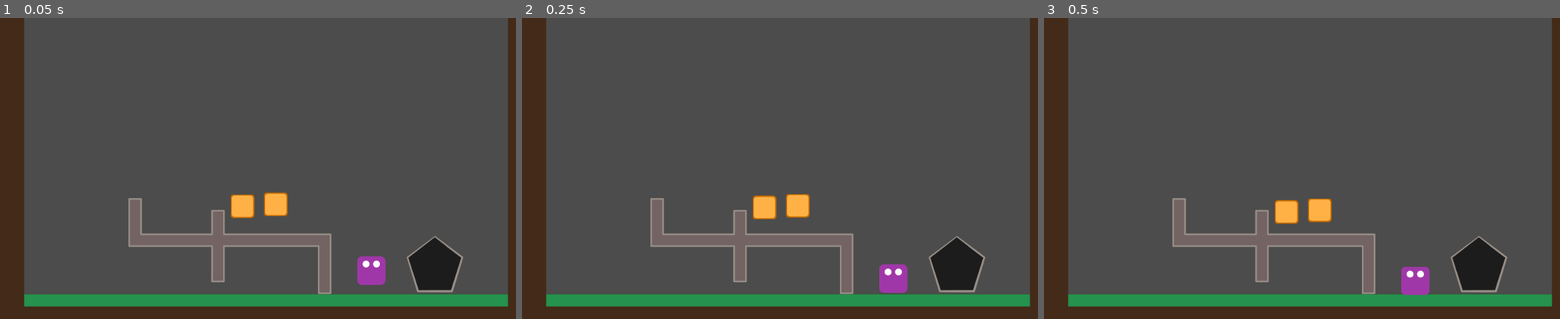
Above: before the commit, frames 1-3 (left to right).
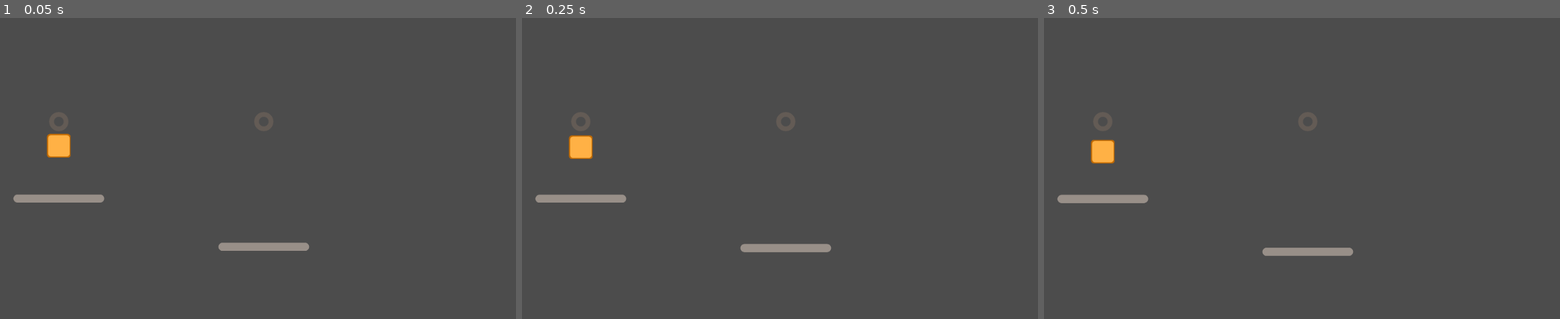
Above: after the commit, the same moments.

Repository: AntonellaDatri/Minion_2-IntroVJ
Game: Godot game, scene res://src/objects/obstaculos/balanza/Balanza.tscn
The game is run twice, just before and just after one commit, with the same random seed, the same clock (stepped at 60 frames per second) and the same inputs. Before the commit the project starts from res://src/levels/LevelTemplate.tscn.
Inputs:
- Up to frame 1 (0.05 s): no input
- Up to frame 2 (0.25 s): no input
- Up to frame 3 (0.5 s): no input

The runs differ from the first frame. In frame 1, 20% of the frame differs, in the area x 0-100%, y 0-100%; in frame 2, 21%; in frame 3, 21%.

Commit message:
primeros movimiento de la balanza

Diff:
--- a/project.godot
+++ b/project.godot
@@ -16,7 +16,7 @@
 [application]
 
 config/name="Minion 2- Intro Vj"
-run/main_scene="res://src/levels/LevelTemplate.tscn"
+run/main_scene="res://src/objects/obstaculos/balanza/Balanza.tscn"
 
 [display]
 
--- a/src/levels/Level2.tscn
+++ b/src/levels/Level2.tscn
@@ -4,6 +4,9 @@
 [ext_resource path="res://src/player/Player.tscn" type="PackedScene" id=2]
 [ext_resource path="res://assert/art/piso1.png" type="Texture" id=3]
 [ext_resource path="res://assert/art/piso2.png" type="Texture" id=4]
+
+
+
 
 [sub_resource type="ConvexPolygonShape2D" id=1]
 points = PoolVector2Array( 0, 0, 96, 0, 96, 96, 0, 96 )
--- a/src/levels/LevelTemplate.tscn
+++ b/src/levels/LevelTemplate.tscn
@@ -8,6 +8,9 @@
 [ext_resource path="res://src/objects/obstaculos/trampa/Trampa.tscn" type="PackedScene" id=6]
 [ext_resource path="res://assert/art/piso1.png" type="Texture" id=7]
 [ext_resource path="res://assert/art/piso2.png" type="Texture" id=8]
+
+
+
 
 [sub_resource type="ConvexPolygonShape2D" id=1]
 points = PoolVector2Array( 0, 0, 96, 0, 96, 96, 0, 96 )
@@ -76,7 +79,7 @@
 next_scene = ExtResource( 4 )
 
 [node name="Player" parent="." instance=ExtResource( 3 )]
-position = Vector2( 737.143, 502.752 )
+position = Vector2( 526.238, 505.422 )
 
 [node name="Caja2" parent="." instance=ExtResource( 2 )]
 position = Vector2( 481.371, 374.834 )
--- a/src/objects/balanza/Node.tscn
+++ /dev/null
@@ -1,69 +0,0 @@
-[gd_scene load_steps=7 format=2]
-
-[ext_resource path="res://src/objects/caja/Caja.tscn" type="PackedScene" id=1]
-[ext_resource path="res://Node.gd" type="Script" id=2]
-[ext_resource path="res://assert/art/punto_fijo2.png" type="Texture" id=3]
-[ext_resource path="res://assert/art/plataforma.png" type="Texture" id=4]
-
-[sub_resource type="RectangleShape2D" id=1]
-extents = Vector2( 133.992, 13.5449 )
-
-[sub_resource type="CircleShape2D" id=2]
-radius = 45.1056
-
-[node name="Node" type="Node"]
-script = ExtResource( 2 )
-
-[node name="DampedSpringJoint2D" type="DampedSpringJoint2D" parent="."]
-position = Vector2( 233.769, 279.503 )
-node_a = NodePath("../RigidBody2D3")
-node_b = NodePath("../RigidBody2D2")
-length = 259.0
-
-[node name="RigidBody2D" type="RigidBody2D" parent="."]
-position = Vector2( 827.073, 695.858 )
-
-[node name="plataforma" type="Sprite" parent="RigidBody2D"]
-position = Vector2( 0.00765991, -0.00898743 )
-scale = Vector2( 0.757747, 0.898073 )
-texture = ExtResource( 4 )
-
-[node name="CollisionShape2D" type="CollisionShape2D" parent="RigidBody2D"]
-position = Vector2( -0.00012207, 3.05176e-05 )
-shape = SubResource( 1 )
-
-[node name="RigidBody2D2" type="RigidBody2D" parent="."]
-position = Vector2( 234.332, 547.324 )
-
-[node name="plataforma" type="Sprite" parent="RigidBody2D2"]
-position = Vector2( 0.00772095, -1.59637 )
-scale = Vector2( 0.757747, 0.898073 )
-texture = ExtResource( 4 )
-
-[node name="CollisionShape2D" type="CollisionShape2D" parent="RigidBody2D2"]
-shape = SubResource( 1 )
-
-[node name="RigidBody2D3" type="RigidBody2D" parent="."]
-position = Vector2( 231.856, 277.822 )
-mode = 1
-
-[node name="punto_fijo2" type="Sprite" parent="RigidBody2D3"]
-position = Vector2( 1.1748, 0.896423 )
-texture = ExtResource( 3 )
-
-[node name="CollisionShape2D" type="CollisionShape2D" parent="RigidBody2D3"]
-shape = SubResource( 2 )
-
-[node name="RigidBody2D4" type="RigidBody2D" parent="."]
-position = Vector2( 807.029, 284.549 )
-mode = 1
-
-[node name="punto_fijo2" type="Sprite" parent="RigidBody2D4"]
-position = Vector2( 1.1748, 0.896423 )
-texture = ExtResource( 3 )
-
-[node name="CollisionShape2D" type="CollisionShape2D" parent="RigidBody2D4"]
-shape = SubResource( 2 )
-
-[node name="Caja" parent="." instance=ExtResource( 1 )]
-position = Vector2( 183, 388 )
--- a/src/objects/caja/Caja.gd
+++ b/src/objects/caja/Caja.gd
@@ -8,7 +8,7 @@
 
 var seleccionado = false ##
 var puedeLevitar = false
-var playerPosition
+var playerPosition = Vector2(0,0)
 
 
 func _physics_process(delta):
--- a/src/objects/caja/Caja.tscn
+++ b/src/objects/caja/Caja.tscn
@@ -3,8 +3,9 @@
 [ext_resource path="res://assert/art/caja.png" type="Texture" id=1]
 [ext_resource path="res://src/objects/caja/Caja.gd" type="Script" id=2]
 
+
 [sub_resource type="RectangleShape2D" id=1]
-extents = Vector2( 20.3544, 21.3966 )
+extents = Vector2( 23.8831, 23.7145 )
 
 [node name="Caja" type="RigidBody2D" groups=[
 "cajas",
@@ -12,11 +13,11 @@
 position = Vector2( 1, 0 )
 input_pickable = true
 collision_layer = 2
-collision_mask = 23
+collision_mask = 7
 script = ExtResource( 2 )
 
 [node name="caja" type="Sprite" parent="."]
-position = Vector2( -0.211349, 0.223419 )
+position = Vector2( 0.0692677, 0.223419 )
 scale = Vector2( 0.5, 0.5 )
 texture = ExtResource( 1 )
 
--- /dev/null
+++ b/src/objects/obstaculos/balanza/Balanza.gd
@@ -0,0 +1,55 @@
+extends Node2D
+
+var collitionIzq = []
+export var peso_agregado_izq = 0
+var peso_agregado_der = 0
+
+
+func _physics_process(delta):
+	quitar_peso_a_der()
+	agregar_peso_a_der()
+	#quitar_peso_a_izq()
+	#agregar_peso_a_izq()
+	print("var", peso_agregado_izq)
+	#print ("peso",$PlataformaDer.weight)
+
+
+func quitar_peso_a_der():
+	if peso_agregado_izq > 0:
+		$PlataformaDer.weight -= 10
+		peso_agregado_izq -= 10
+#		print("sacando peso a der")
+
+func agregar_peso_a_der():
+	if peso_agregado_izq < 0:
+		$PlataformaDer.weight += 10
+		print($PlataformaDer.weight)
+		peso_agregado_izq += 10
+#		print("agregando peso a der")
+
+
+func quitar_peso_a_izq():
+	if peso_agregado_der > 0:
+		$PlataformaDer.weight -= 1
+		peso_agregado_der -= 1
+#		print("sacando peso a izq")
+
+func agregar_peso_a_izq():
+	if peso_agregado_der < 0:
+		$PlataformaDer.weight += 1
+		peso_agregado_der += 1
+#		print("agregando peso a izq")
+
+
+
+func _on_PlataformaIzq_body_entered(body):
+	peso_agregado_izq += $PlataformaDer.get_weight()
+
+func _on_PlataformaIzq_body_exited(body):
+	peso_agregado_izq -= $PlataformaDer.get_weight()
+
+func _on_PlataformaDer_body_entered(body):
+	peso_agregado_der += $PlataformaIzq.get_weight()
+
+func _on_PlataformaDer_body_exited(body):
+	peso_agregado_der -= $PlataformaIzq.get_weight()
--- /dev/null
+++ b/src/objects/obstaculos/balanza/Balanza.tscn
@@ -0,0 +1,100 @@
+[gd_scene load_steps=9 format=2]
+
+[ext_resource path="res://src/objects/caja/Caja.tscn" type="PackedScene" id=1]
+[ext_resource path="res://assert/art/punto_fijo2.png" type="Texture" id=2]
+[ext_resource path="res://assert/art/plataforma.png" type="Texture" id=3]
+[ext_resource path="res://src/objects/obstaculos/balanza/Balanza.gd" type="Script" id=4]
+
+[sub_resource type="CircleShape2D" id=1]
+radius = 17.9565
+
+[sub_resource type="RectangleShape2D" id=2]
+extents = Vector2( 87.0488, 8.08804 )
+
+[sub_resource type="CircleShape2D" id=3]
+radius = 19.1633
+
+[sub_resource type="RectangleShape2D" id=4]
+extents = Vector2( 87.0959, 7.94849 )
+
+[node name="Node2D" type="Node2D"]
+script = ExtResource( 4 )
+peso_agregado_izq = -250
+
+[node name="PuntoFijoIzq" type="StaticBody2D" parent="."]
+position = Vector2( 116.736, 206.533 )
+collision_layer = 16
+collision_mask = 2
+
+[node name="Sprite" type="Sprite" parent="PuntoFijoIzq"]
+scale = Vector2( 0.5, 0.5 )
+texture = ExtResource( 2 )
+
+[node name="CollisionShape2D" type="CollisionShape2D" parent="PuntoFijoIzq"]
+shape = SubResource( 1 )
+
+[node name="PlataformaIzq" type="RigidBody2D" parent="."]
+position = Vector2( 116.736, 359.764 )
+contacts_reported = 1
+contact_monitor = true
+
+[node name="Sprite" type="Sprite" parent="PlataformaIzq"]
+scale = Vector2( 0.5, 0.5 )
+texture = ExtResource( 3 )
+
+[node name="CollisionShape2D" type="CollisionShape2D" parent="PlataformaIzq"]
+shape = SubResource( 2 )
+
+[node name="DampedSpringJoint2D3" type="DampedSpringJoint2D" parent="."]
+position = Vector2( 298.451, 206.533 )
+node_a = NodePath("../PuntoFijoIzq")
+node_b = NodePath("../PlataformaIzq")
+length = 200.0
+damping = 3.5
+
+[node name="DampedSpringJoint2D2" type="DampedSpringJoint2D" parent="."]
+position = Vector2( -58.7993, 206.533 )
+node_a = NodePath("../PuntoFijoIzq")
+node_b = NodePath("../PlataformaIzq")
+length = 200.0
+damping = 3.5
+
+[node name="PuntoFijoDer" type="StaticBody2D" parent="."]
+position = Vector2( 523.458, 206.533 )
+
+[node name="Sprite" type="Sprite" parent="PuntoFijoDer"]
+scale = Vector2( 0.5, 0.5 )
+texture = ExtResource( 2 )
+
+[node name="CollisionShape2D" type="CollisionShape2D" parent="PuntoFijoDer"]
+shape = SubResource( 3 )
+
+[node name="PlataformaDer" type="RigidBody2D" parent="."]
+position = Vector2( 523.458, 455.93 )
+
+[node name="Sprite" type="Sprite" parent="PlataformaDer"]
+scale = Vector2( 0.5, 0.5 )
+texture = ExtResource( 3 )
+
+[node name="CollisionShape2D" type="CollisionShape2D" parent="PlataformaDer"]
+shape = SubResource( 4 )
+
+[node name="DampedSpringJoint2D" type="DampedSpringJoint2D" parent="."]
+position = Vector2( 702.864, 206.533 )
+node_a = NodePath("../PuntoFijoDer")
+node_b = NodePath("../PlataformaDer")
+length = 250.0
+
+[node name="DampedSpringJoint2D4" type="DampedSpringJoint2D" parent="."]
+position = Vector2( 347.897, 206.533 )
+node_a = NodePath("../PuntoFijoDer")
+node_b = NodePath("../PlataformaDer")
+length = 250.0
+
+[node name="Caja" parent="." instance=ExtResource( 1 )]
+position = Vector2( 116.736, 254.558 )
+mass = 25.5102
+[connection signal="body_entered" from="PlataformaIzq" to="." method="_on_PlataformaIzq_body_entered"]
+[connection signal="body_exited" from="PlataformaIzq" to="." method="_on_PlataformaIzq_body_exited"]
+[connection signal="body_entered" from="PlataformaDer" to="." method="_on_PlataformaDer_body_entered"]
+[connection signal="body_exited" from="PlataformaDer" to="." method="_on_PlataformaDer_body_exited"]
--- /dev/null
+++ b/src/objects/obstaculos/balanza/BalanzaDer.tscn
@@ -0,0 +1,46 @@
+[gd_scene load_steps=5 format=2]
+
+[ext_resource path="res://assert/art/plataforma.png" type="Texture" id=1]
+[ext_resource path="res://assert/art/punto_fijo2.png" type="Texture" id=2]
+
+[sub_resource type="CircleShape2D" id=1]
+radius = 18.7219
+
+[sub_resource type="RectangleShape2D" id=2]
+extents = Vector2( 83.3473, 7.85208 )
+
+[node name="BalanzaDer" type="Node2D"]
+
+[node name="PuntoFijoDer" type="StaticBody2D" parent="."]
+position = Vector2( -0.557739, 3.05176e-05 )
+
+[node name="Sprite" type="Sprite" parent="PuntoFijoDer"]
+scale = Vector2( 0.5, 0.5 )
+texture = ExtResource( 2 )
+
+[node name="CollisionShape2D" type="CollisionShape2D" parent="PuntoFijoDer"]
+shape = SubResource( 1 )
+
+[node name="PlataformaDer" type="RigidBody2D" parent="."]
+position = Vector2( -0.557739, 304.199 )
+
+[node name="Sprite" type="Sprite" parent="PlataformaDer"]
+scale = Vector2( 0.5, 0.5 )
+texture = ExtResource( 1 )
+
+[node name="CollisionShape2D" type="CollisionShape2D" parent="PlataformaDer"]
+shape = SubResource( 2 )
+
+[node name="DampedSpringJoint2D" type="DampedSpringJoint2D" parent="."]
+position = Vector2( -201.6, 0 )
+node_a = NodePath("../PuntoFijoDer")
+node_b = NodePath("../PlataformaDer")
+length = 300.0
+rest_length = 250.0
+
+[node name="DampedSpringJoint2D2" type="DampedSpringJoint2D" parent="."]
+position = Vector2( 204.775, 0 )
+node_a = NodePath("../PuntoFijoDer")
+node_b = NodePath("../PlataformaDer")
+length = 300.0
+rest_length = 250.0
--- /dev/null
+++ b/src/objects/obstaculos/balanza/BalanzaIzq.tscn
@@ -0,0 +1,46 @@
+[gd_scene load_steps=5 format=2]
+
+[ext_resource path="res://assert/art/punto_fijo2.png" type="Texture" id=1]
+[ext_resource path="res://assert/art/plataforma.png" type="Texture" id=2]
+
+[sub_resource type="CircleShape2D" id=1]
+radius = 19.1904
+
+[sub_resource type="RectangleShape2D" id=2]
+extents = Vector2( 85.8215, 7.46994 )
+
+[node name="BalanzaIzq" type="StaticBody2D"]
+
+[node name="Sprite" type="Sprite" parent="."]
+position = Vector2( -0.813416, 0 )
+scale = Vector2( 0.5, 0.5 )
+texture = ExtResource( 1 )
+
+[node name="CollisionShape2D" type="CollisionShape2D" parent="."]
+position = Vector2( -0.813416, 0 )
+shape = SubResource( 1 )
+
+[node name="PlataformaIzq" type="RigidBody2D" parent="."]
+position = Vector2( -0.813416, 161.205 )
+__meta__ = {
+"_edit_group_": true
+}
+
+[node name="Sprite" type="Sprite" parent="PlataformaIzq"]
+scale = Vector2( 0.5, 0.5 )
+texture = ExtResource( 2 )
+
+[node name="CollisionShape2D" type="CollisionShape2D" parent="PlataformaIzq"]
+shape = SubResource( 2 )
+
+[node name="DampedSpringJoint2D" type="DampedSpringJoint2D" parent="."]
+position = Vector2( -204.525, 0 )
+node_a = NodePath("../PuntoFijoIzq")
+node_b = NodePath("../PlataformaIzq")
+length = 250.0
+
+[node name="DampedSpringJoint2D2" type="DampedSpringJoint2D" parent="."]
+position = Vector2( 240.273, 0 )
+node_a = NodePath("../PuntoFijoIzq")
+node_b = NodePath("../PlataformaIzq")
+length = 250.0
--- a/src/objects/portal/Portal.tscn
+++ b/src/objects/portal/Portal.tscn
@@ -2,6 +2,9 @@
 
 [ext_resource path="res://assert/art/pentagono.png" type="Texture" id=1]
 [ext_resource path="res://src/objects/portal/Portal.gd" type="Script" id=2]
+
+
+
 
 [sub_resource type="Animation" id=2]
 resource_name = "START"
